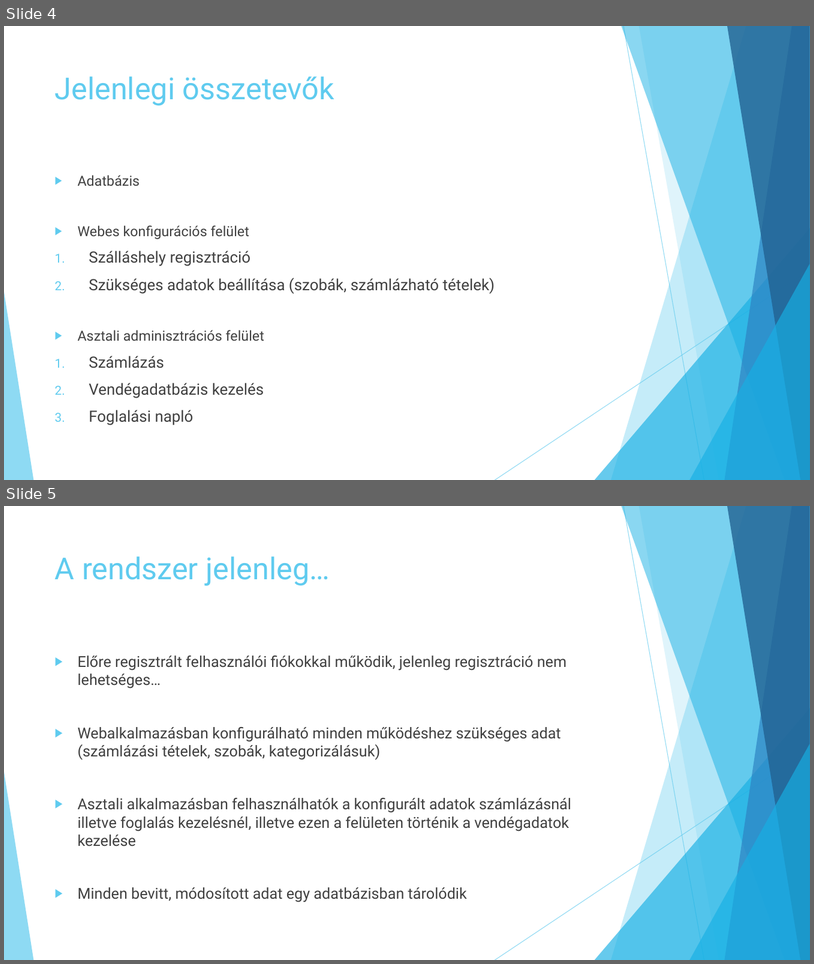
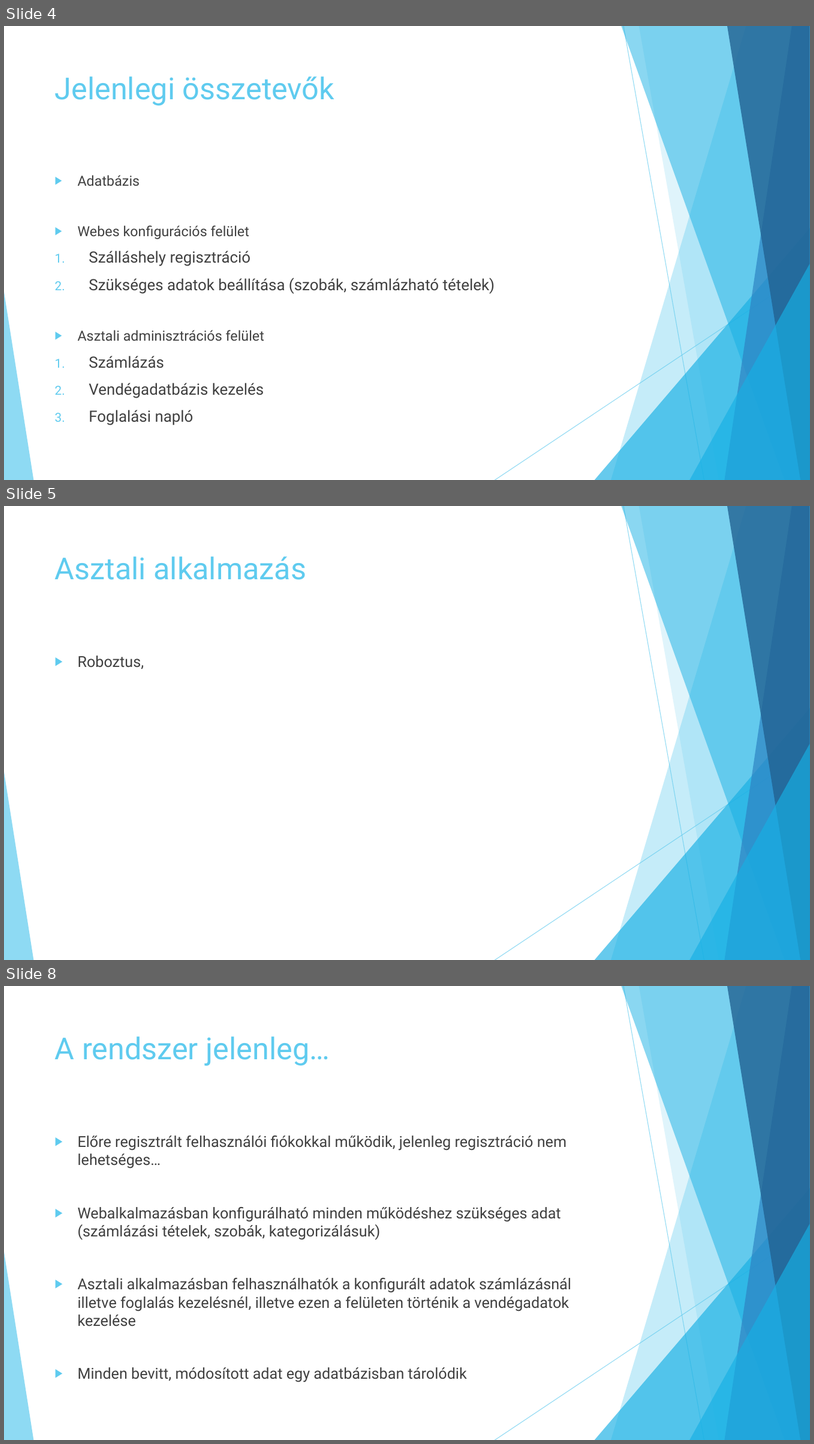
Before and after one commit to jbence1994/Virtual-Receptionist-projection, a slide deck: documentation/VR.pptx. Shown one above the other, each under a label of ours: slides 4 and 5 before the commit, slides 4, 5 and 8 after it; the slides between them are not shown. The pictures are 814x964 and 814x1444 pixels, drawn with LibreOffice and Linux fonts; fonts in the diff are those of the drawing. Boxes give left, top, right and bottom in pixels: in the first picture for what was removed or moved away, otherwise in the second. Text is boxed around its words. In the diff, an @@ line names an element or a change of style, - is before the commit and + after.

```diff
--- a/documentation/VR.pptx
+++ b/documentation/VR.pptx
@@ slide 5 added at box(4, 506, 810, 960), background #FFFFFF; not listed: 10 template elements that a slide beside it also shows @@
@@ title added at box(55, 556, 306, 580), 36 pt, text #5FCBEF @@
+Asztali alkalmazás
@@ text added at box(78, 655, 144, 669), 18 pt, text #404040 @@
+▶ Roboztus,
@@ what was slide 5 is now slide 8 @@
```
Also in this commit, not shown: 2 slides changed, 1 other slide added, 2 slides removed.
